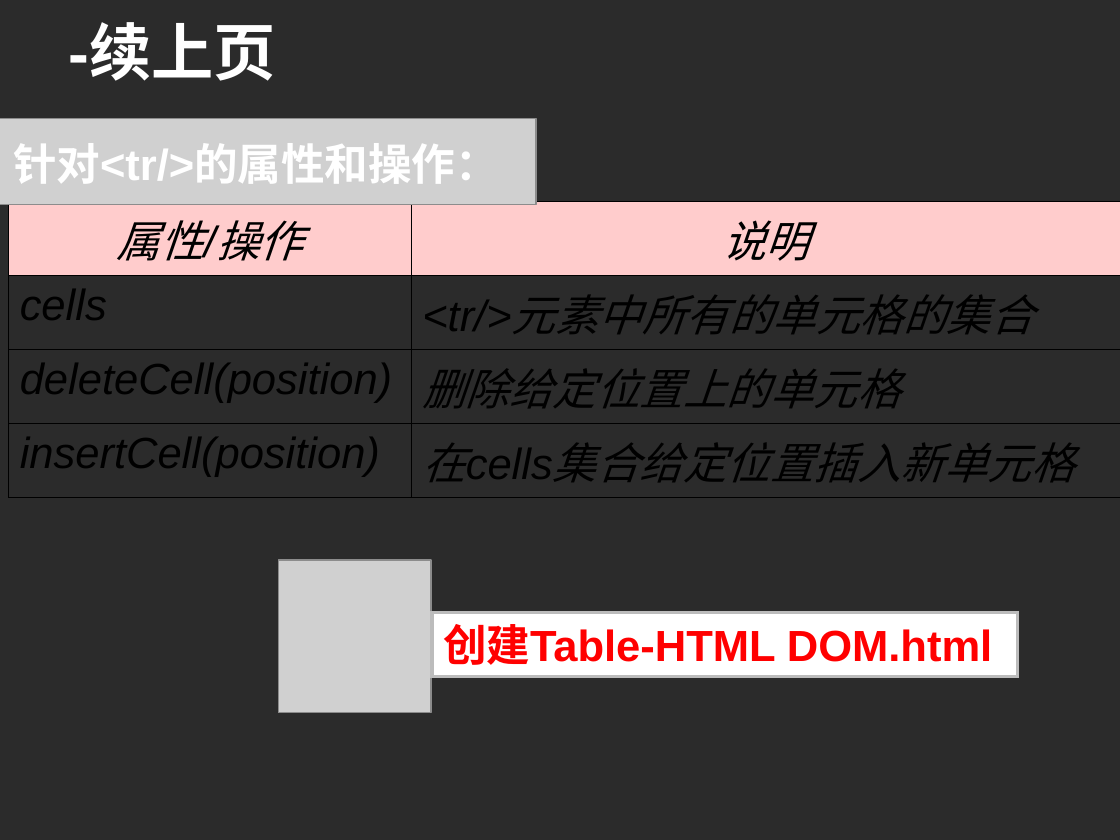
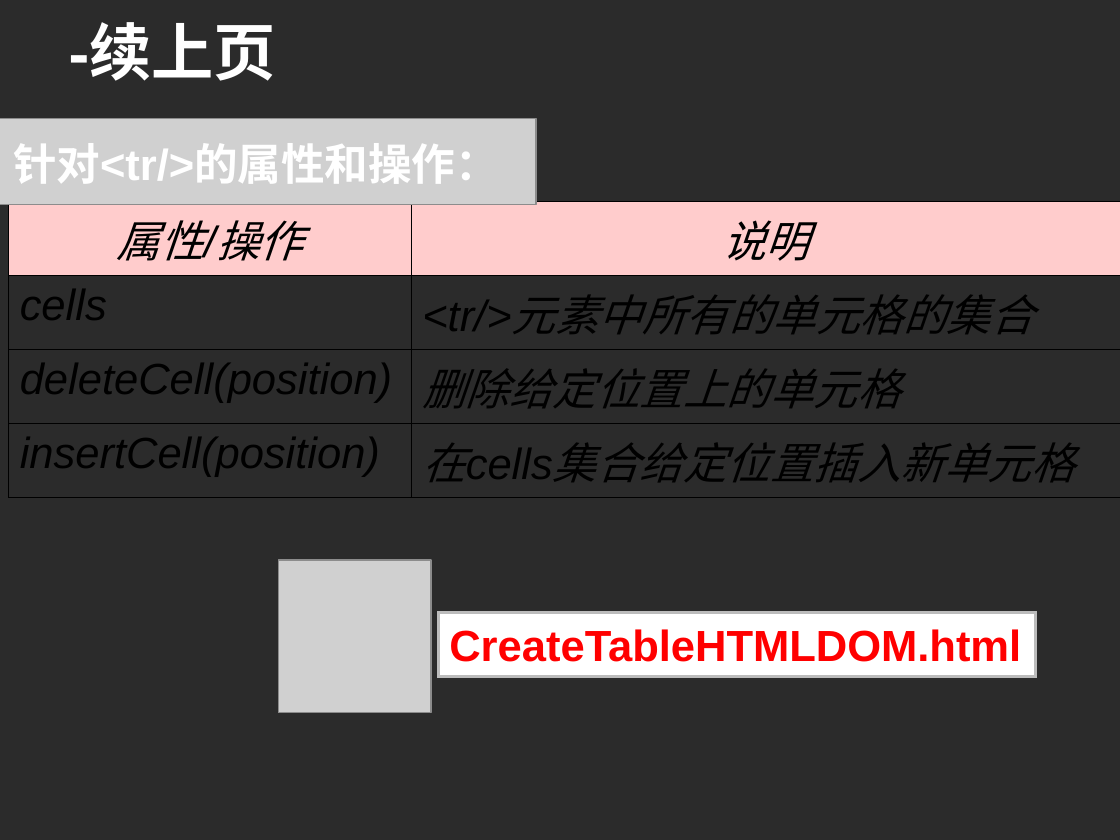
Before and after one commit to lxn56975/webdev, a slide deck: slide 85 of Chapter4Javascript.ppt. Drawn at 1120x840 pixels with LibreOffice and Linux fonts; fonts in the diff are those of the drawing; grey boxes stand for pictures; background and template pictures are left out; a plain dark background stands for a picture behind light text. Boxes give left, top, right and bottom in pixels: in the first picture for what was removed or moved away, otherwise in the second. Text is boxed around its words. In the diff, an @@ line names an element or a change of style, - is before the commit and + after.

```diff
--- a/Chapter4Javascript.ppt
+++ b/Chapter4Javascript.ppt
@@ rectangle "CreateTableHTMLDOM.html": place and size @@
-rectangle "CreateTableHTMLDOM.html" at bbox=[432, 613, 1018, 676]
+rectangle "CreateTableHTMLDOM.html" at bbox=[438, 613, 1035, 676]
@@ text in rectangle at bbox=[449, 629, 1021, 662]: text changed @@
-创建Table-HTML DOM.html
+CreateTableHTMLDOM.html
```
Also in this commit, not shown: 3 other slides changed, 1 other file.
